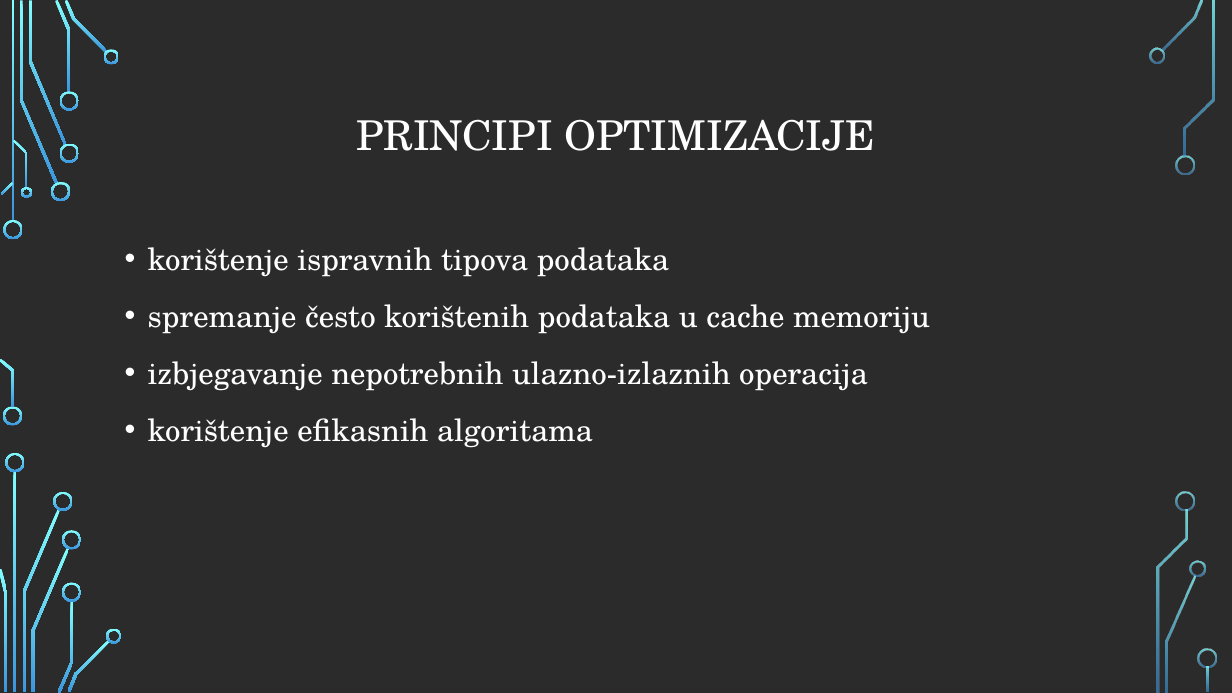
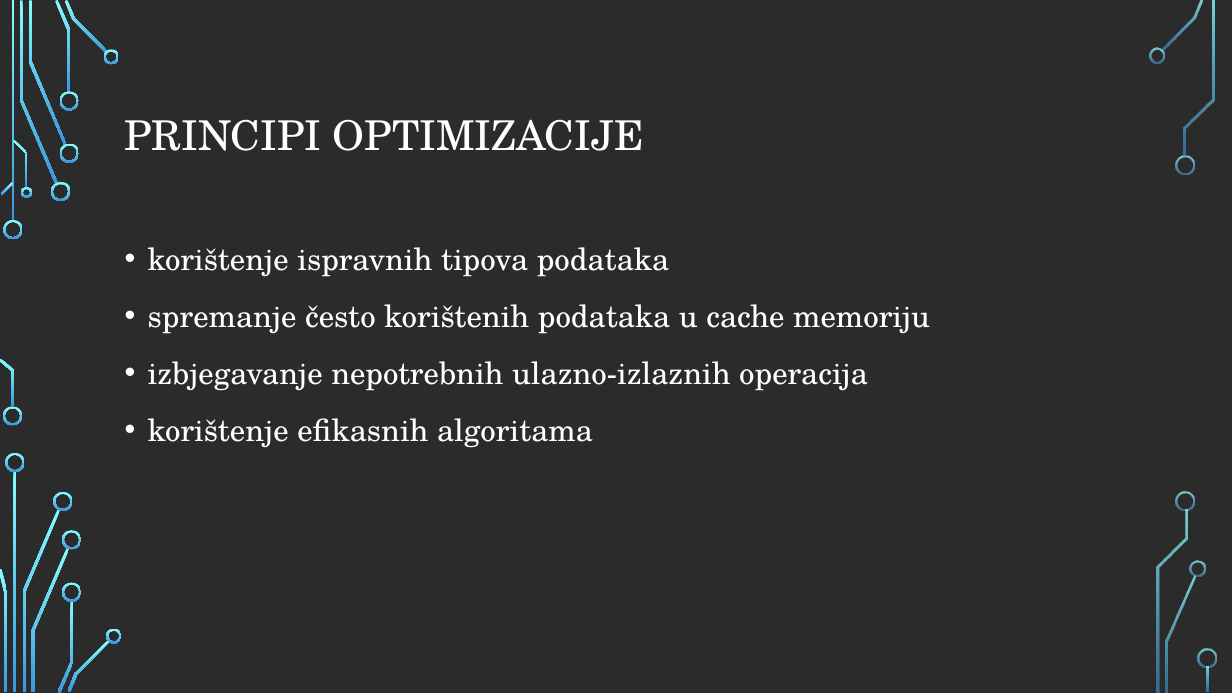
Before and after one commit to MatteoPlisic/Se, a slide deck: slide 25 of Green coding ppt (2).pptx. Drawn at 1232x693 pixels with LibreOffice and Linux fonts; fonts in the diff are those of the drawing; background and template pictures are left out; a plain dark background stands for a picture behind light text. Boxes give left, top, right and bottom in pixels: in the first picture for what was removed or moved away, otherwise in the second. Text is boxed around its words. In the diff, an @@ line names an element or a change of style, - is before the commit and + after.

```diff
--- a/Green coding ppt (2).pptx
+++ b/Green coding ppt (2).pptx
@@ title "PRINCIPI OPTIMIZACIJE" at (125,119,644,151): alignment centre to left @@
```
Also in this commit, not shown: 3 other slides changed, 6 slides added.
